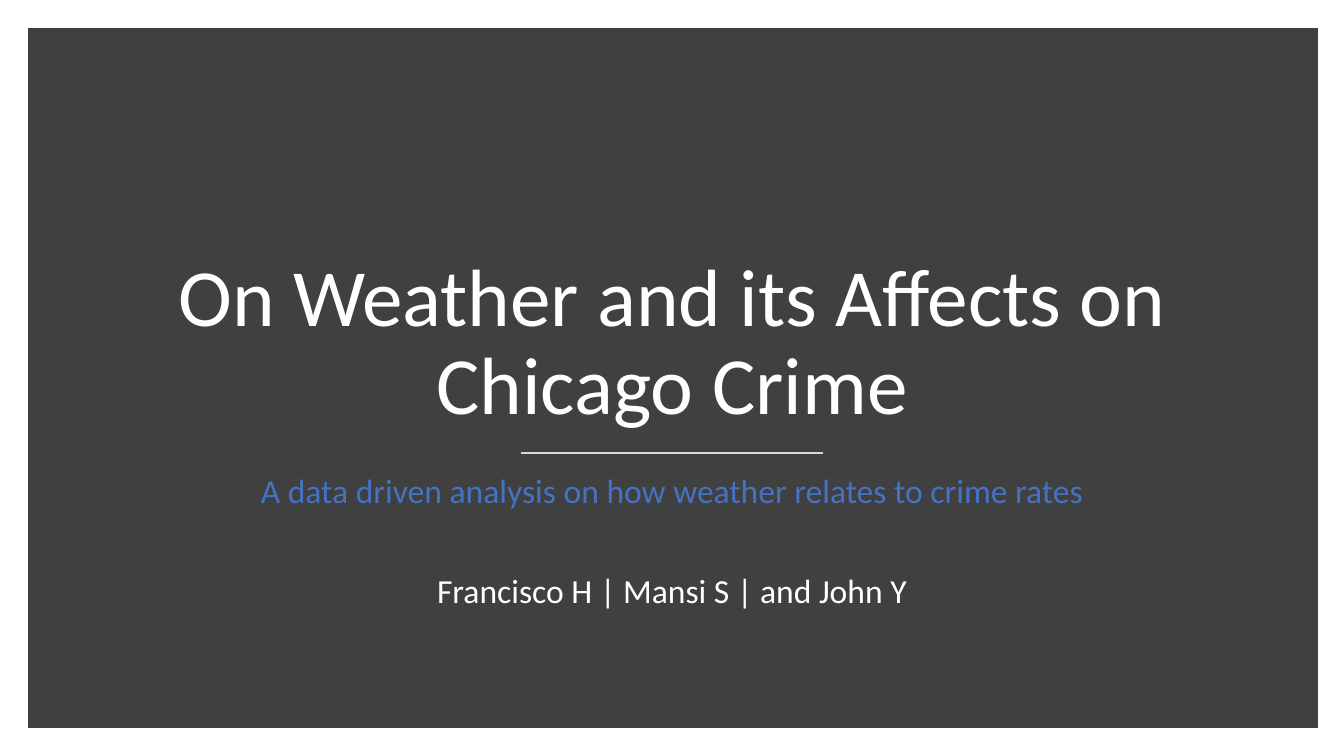
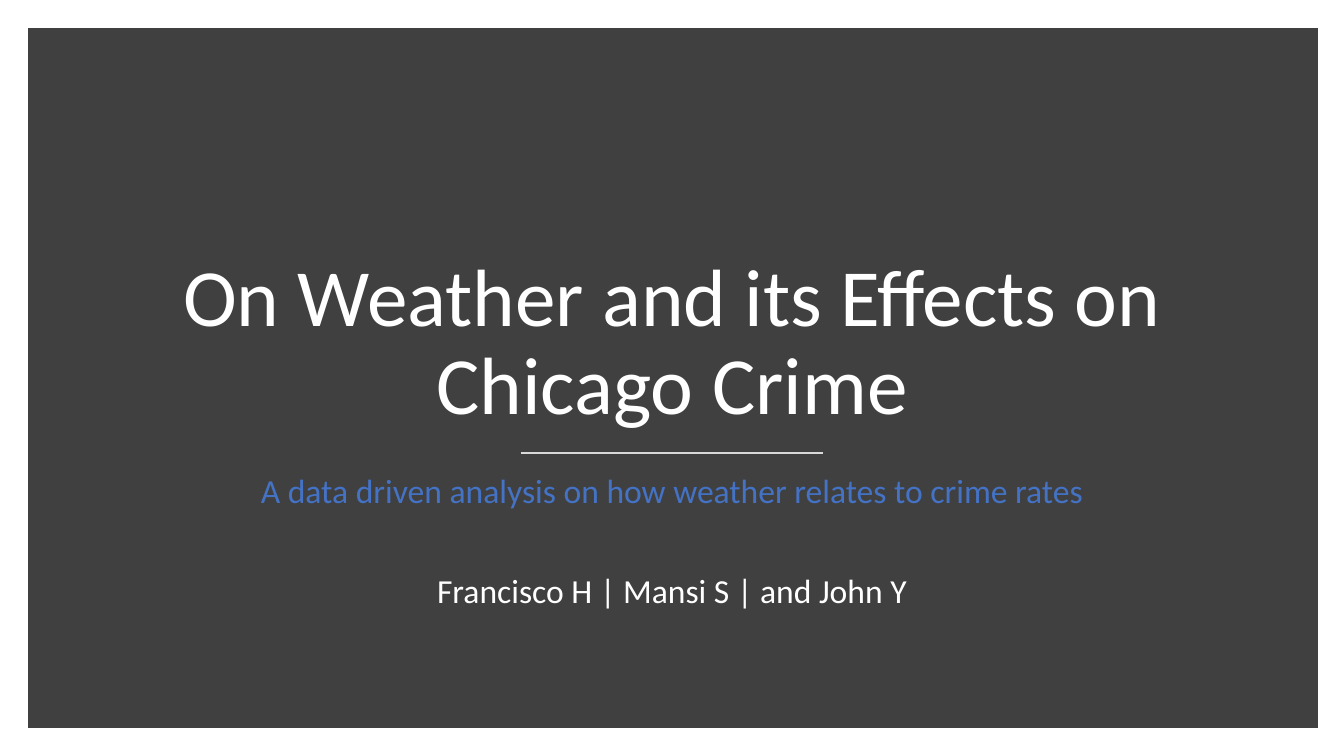
Before and after one commit to franciscohohn/Project_1, a slide deck: slide 1 of Weather_vs_Crime.pptx. Drawn at 1344x756 pixels with LibreOffice and Linux fonts; fonts in the diff are those of the drawing. Boxes give left, top, right and bottom in pixels: in the first picture for what was removed or moved away, otherwise in the second. Text is boxed around its words. In the diff, an @@ line names an element or a change of style, - is before the commit and + after.

```diff
--- a/Weather_vs_Crime.pptx
+++ b/Weather_vs_Crime.pptx
@@ title at box(183, 269, 1160, 428): text changed @@
-On Weather and its Affects on Chicago Crime
+On Weather and its Effects on Chicago Crime
```
Also in this commit, not shown: 2 other files.
